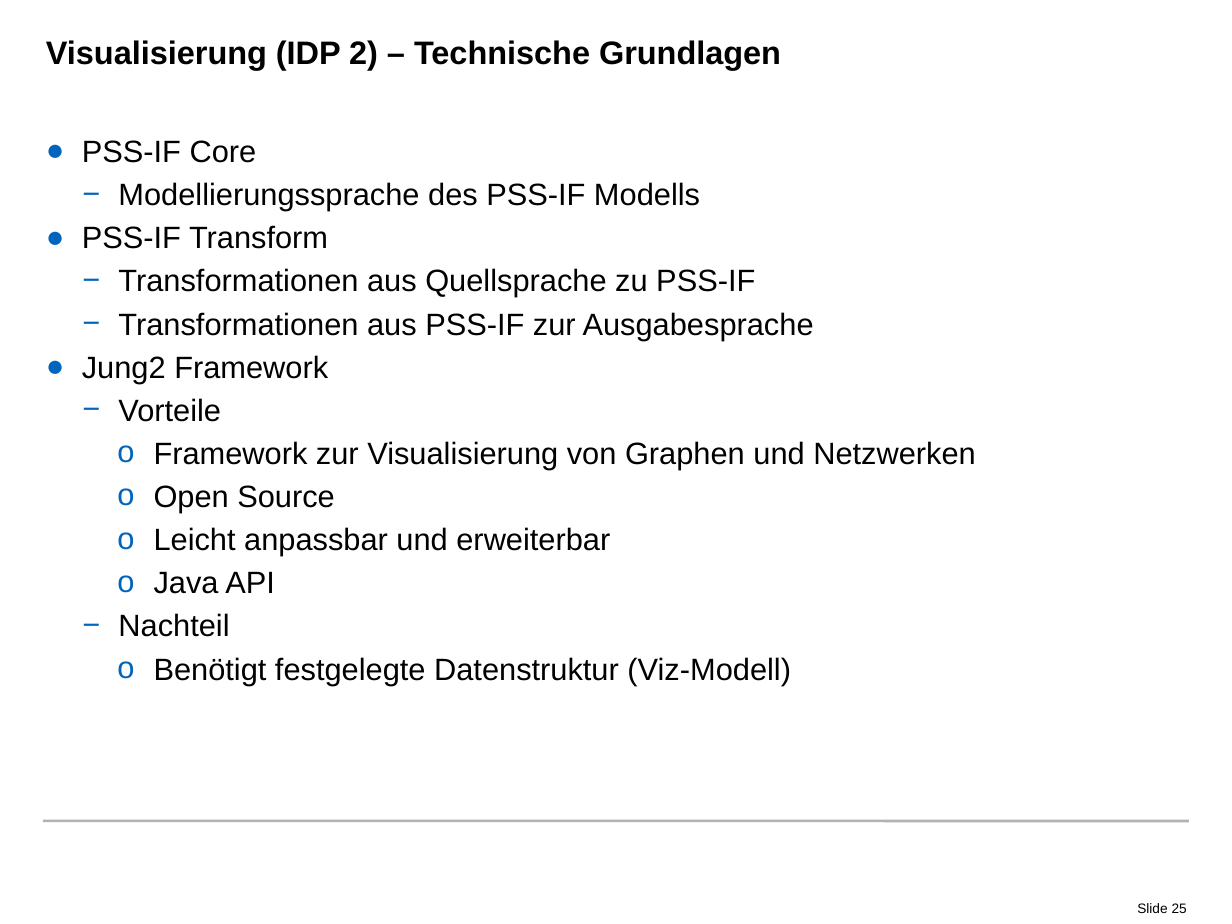
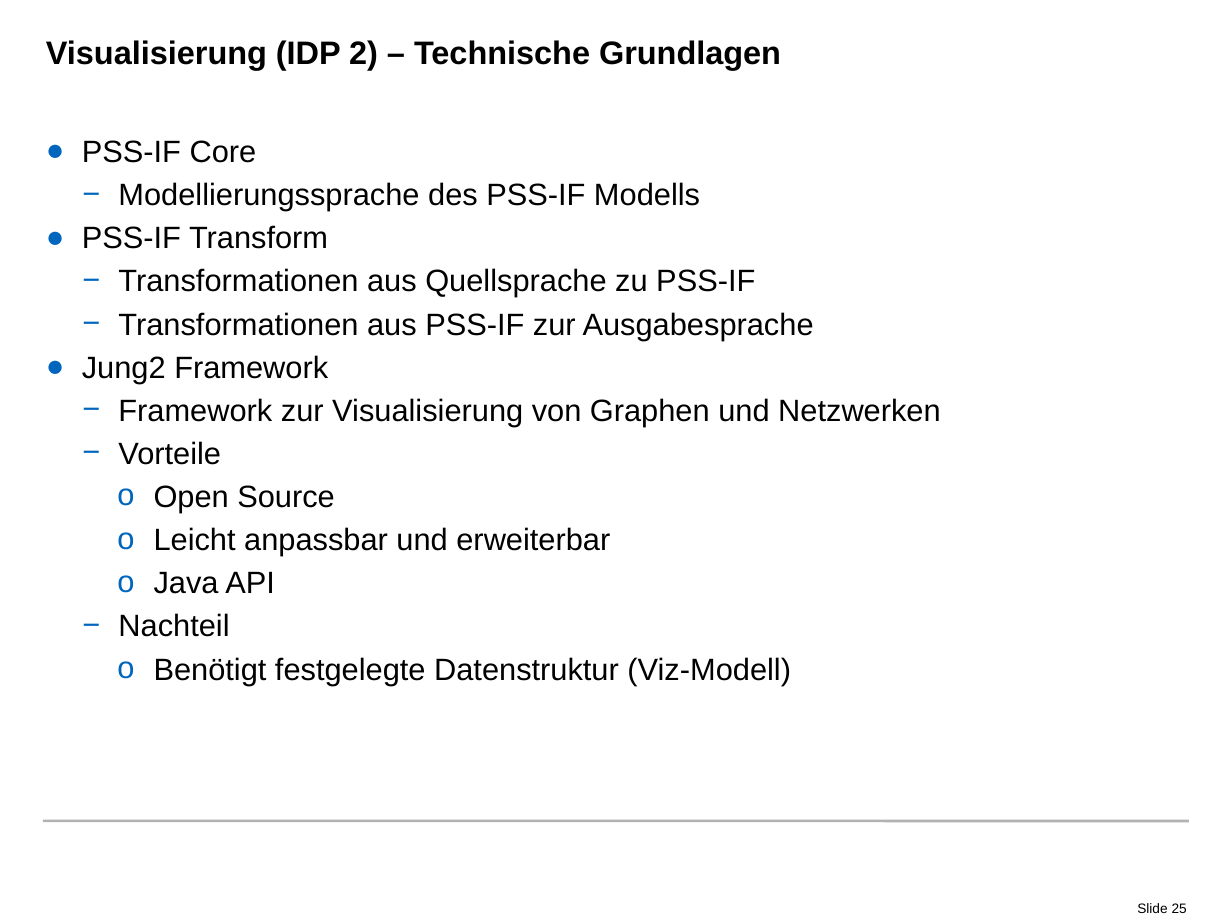
Before and after one commit to radke-tum/idp, a slide deck: slide 25 of pssif/doc/PSSIF.pptx. Drawn at 1232x924 pixels with LibreOffice and Linux fonts; fonts in the diff are those of the drawing; background and template pictures are left out. Boxes give left, top, right and bottom in pixels: in the first picture for what was removed or moved away, otherwise in the second. Text is boxed around its words. In the diff, an @@ line names an element or a change of style, - is before the commit and + after.

```diff
--- a/pssif/doc/PSSIF.pptx
+++ b/pssif/doc/PSSIF.pptx
@@ text at [118, 398, 941, 426]: paragraph added @@
+  − Framework zur Visualisierung von Graphen und Netzwerken
@@ text at [154, 441, 976, 470]: paragraph removed @@
-    o Framework zur Visualisierung von Graphen und Netzwerken
```
Also in this commit, not shown: 4 other slides changed.
